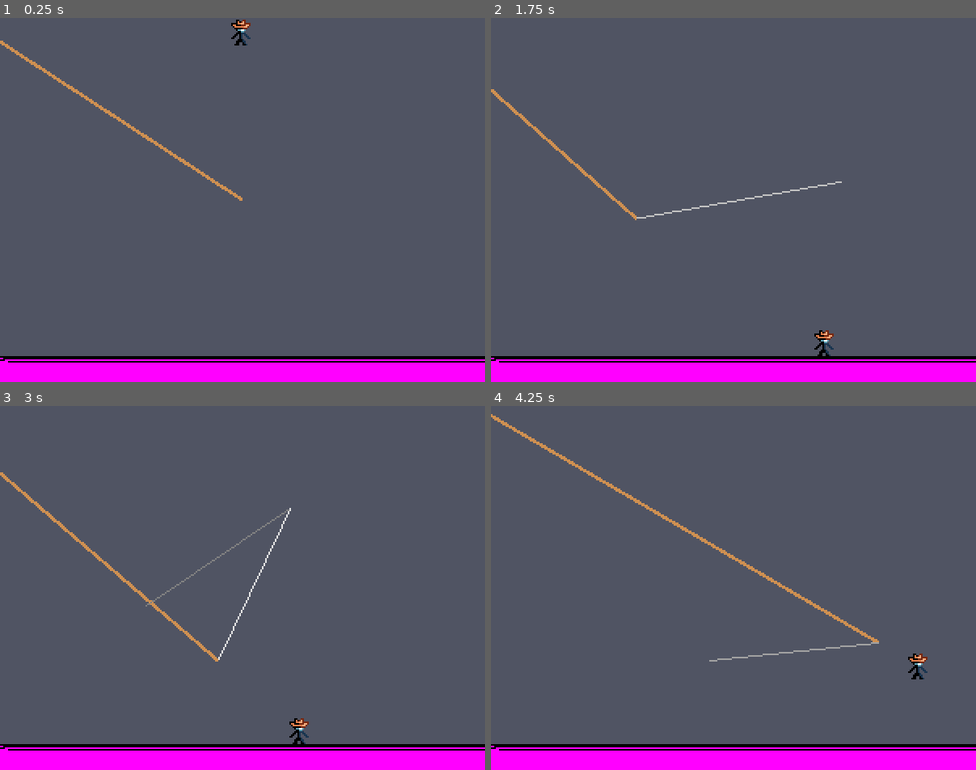
Above: before the commit, frames 1-4 (two rows, left to right).
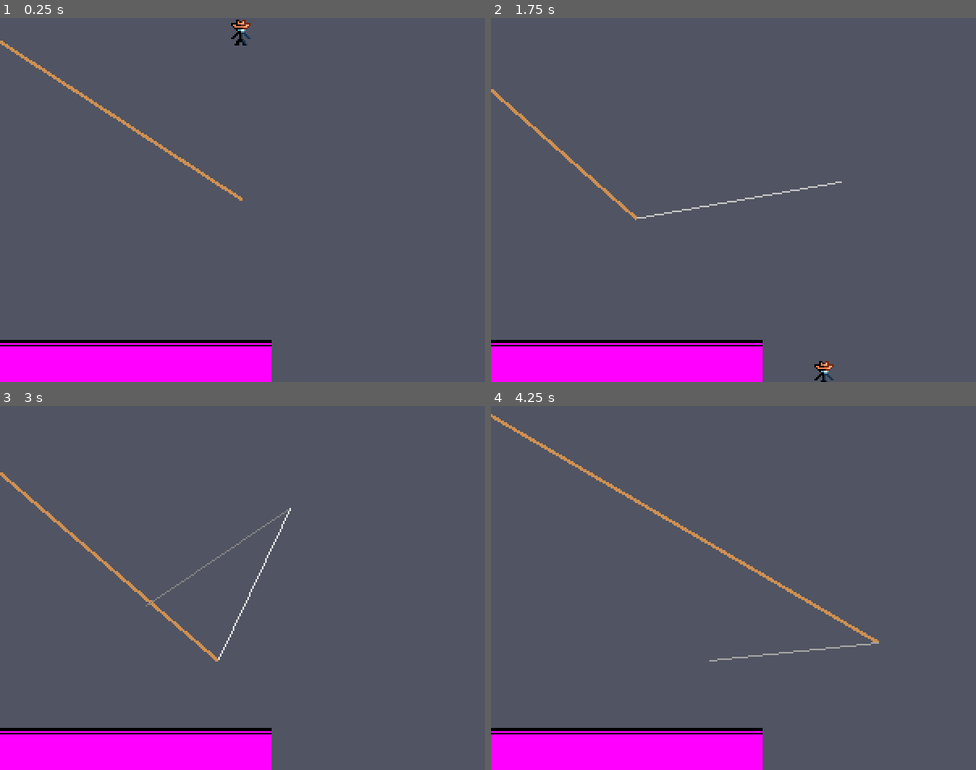
Above: after the commit, the same moments.

Repository: Jcodefox/GMTK-2025
Game: Godot game, scene res://scenes/topscenes/gameplay_topscene.tscn
The game is run twice, just before and just after one commit, with the same random seed, the same clock (stepped at 60 frames per second) and the same inputs.
Inputs (mouse positions are in pixels of both pictures, inside the frame that each line leads up to):
- Up to frame 1 (0.25 s): no input
- Up to frame 2 (1.75 s): move the mouse to (840, 181) at 0.52 s; hold D (move_right) from 0.53 s (still down); tap Space (move_jump) at 0.77, 1.52 s; move the mouse to (636, 218) at 1.27 s
- Up to frame 3 (3 s): move the mouse to (291, 507) at 2.02 s; release D (move_right) at 2.03 s; hold A (move_left) 2.03-2.78 s; move the mouse to (218, 660) at 2.77 s; hold D (move_right) from 2.78 s (still down)
- Up to frame 4 (4.25 s): keep holding D (move_right); tap Space (move_jump) at 3.02, 3.77 s; move the mouse to (879, 642) at 3.52 s

The runs differ from the first frame. In frame 1, 6.4% of the frame differs, in the area x 0-100%, y 88-100%; in frame 2, 6.5%; in frame 3, 6.5%, in the area x 0-100%, y 85-100%; in frame 4, 6.5%.

Commit message:
Move platform

Diff:
--- a/scenes/topscenes/gameplay_topscene.tscn
+++ b/scenes/topscenes/gameplay_topscene.tscn
@@ -28,7 +28,7 @@
 color = Color(0.312, 0.3302, 0.39, 1)
 
 [node name="StaticBody2D" type="StaticBody2D" parent="."]
-position = Vector2(488, 511)
+position = Vector2(241, 501)
 
 [node name="Sprite2D" type="Sprite2D" parent="StaticBody2D"]
 texture = SubResource("PlaceholderTexture2D_rncwu")
